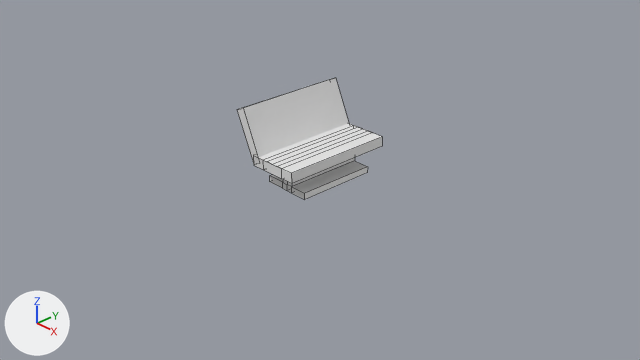
A saved change to the Blender file assets/blender/bench.blend.
Rendered twice from the file's camera 'Camera'. Every picture has the same lights, and +X, +Y and +Z are marked at lower left. The older version comes first. Mesh edges are drawn as thin lines.
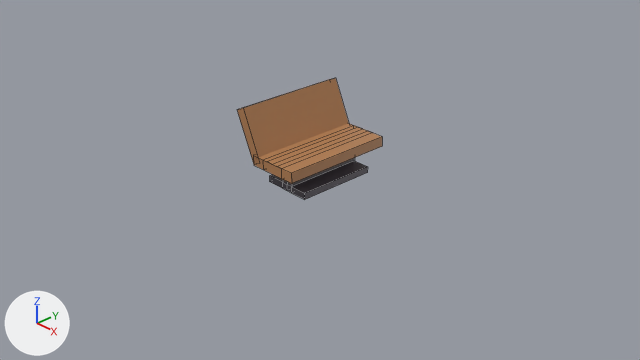
Where the newer file only moved an object's origin or applied its transform, the numbers keep the older frame.

Location of each change, (x1, y1, x2, y2) in pixels of the pictures (640 x 360 px):
```json
{"object": "Cube", "change": "recoloured, surface changed", "before": [237, 78, 382, 199], "after": [237, 78, 382, 199], "on screen": "white to brown"}
{"part": 1, "of": "me_cube", "change": "recoloured", "before": [253, 123, 382, 199], "after": [253, 123, 382, 199], "on screen": "darker"}
{"part": 2, "of": "me_cube", "change": "recoloured", "before": [237, 78, 349, 164], "after": [237, 78, 349, 164], "on screen": "white to brown"}
{"part": 3, "of": "me_cube", "change": "surface changed", "before": [237, 78, 382, 199], "after": [237, 78, 382, 199], "on screen": "grey to brown"}
```

Scene script edits in JSON lines:
```json
{"op": "add", "block": "img_material_003_base_color_001", "code": ["img_material_003_base_color_001 = load_image('Material.003 Base Color.001', 'bancR.png', 2048, 2048, 'sRGB')"]}
{"op": "add", "block": "mat_material_003", "code": ["mat_material_003 = principled_material('Material.003')", "mat_material_003.texture = img_material_003_base_color_001"]}
{"block": "me_cube", "where": "me_cube.from_pydata(...)  # 56 vertices, 48 faces; spans x -1.83..1.0, y -1.0..1.0, z -5.54..9.44"}
{"block": "me_cube", "where": "# used by ob_cube; location = (0.0, 0.0, 0.343); scale = (0.347, 0.776, 0.067)"}
{"block": "me_cube", "change": "me_cube part 1: all 42 faces that had it switch from mat_material (white #e7e7e7) to mat_material_003 (picture img_material_003_base_color_001)"}
{"block": "me_cube", "change": "me_cube part 2: all 6 faces that had it switch from mat_material_002 (white #e7e7e7) to mat_material_003 (picture img_material_003_base_color_001)"}
{"block": "me_cube", "change": "me_cube part 3: texture (UV) coordinates of 48 of 48 faces, centred in x -1.65..1.0, y -1.0..1.0, z -5.54..9.03, changed; they spanned u 0.0..0.88, v 0.0..1.0 and now span u 0.0..1.0, v 0.0..0.95"}
```
